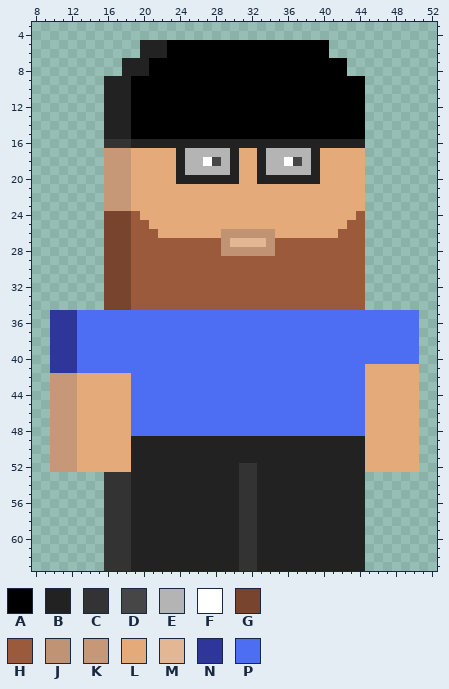
Edited in one commit: pixel-art sprite (img/character1Right.png). Above, as it was before the edit.
The file is 64x64 pixels. Shown: x 8..52, y 3..63.
Palette (. is transparent): A #000000  B #222222  C #333333  D #464646  E #b4b4b4  F #ffffff  G #78442e  H #9c5a3c  J #bf9373  K #c79877  L #e5aa7a  M #e3b694  N #2f3699  P #4d6df3
Pixels before (only the part around the change), first column x 8:
 3 .............................................
 4 .............................................
 5 ............BBBAAAAAAAAAAAAAAAAAA............
 6 ............BBBAAAAAAAAAAAAAAAAAA............
 7 ..........BBBAAAAAAAAAAAAAAAAAAAAAA..........
 8 ..........BBBAAAAAAAAAAAAAAAAAAAAAA..........
 9 ........BBBAAAAAAAAAAAAAAAAAAAAAAAAAA........
10 ........BBBAAAAAAAAAAAAAAAAAAAAAAAAAA........
11 ........BBBAAAAAAAAAAAAAAAAAAAAAAAAAA........
12 ........BBBAAAAAAAAAAAAAAAAAAAAAAAAAA........
13 ........BBBAAAAAAAAAAAAAAAAAAAAAAAAAA........
14 ........BBBAAAAAAAAAAAAAAAAAAAAAAAAAA........
15 ........BBBAAAAAAAAAAAAAAAAAAAAAAAAAA........
16 ........CCCBBBBBBBBBBBBBBBBBBBBBBBBBB........
17 ........KKKLLLLLBEEEEEBLLBEEEEEBLLLLL........
18 ........KKKLLLLLBEEFDEBLLBEEFDEBLLLLL........
19 ........KKKLLLLLBEEEEEBLLBEEEEEBLLLLL........
20 ........KKKLLLLLBBBBBBBLLBBBBBBBLLLLL........
21 ........KKKLLLLLLLLLLLLLLLLLLLLLLLLLL........
22 ........KKKLLLLLLLLLLLLLLLLLLLLLLLLLL........
23 ........KKKLLLLLLLLLLLLLLLLLLLLLLLLLL........
24 ........GGGHLLLLLLLLLLLLLLLLLLLLLLLLH........
25 ........GGGHHLLLLLLLLLLLLLLLLLLLLLLHH........
26 ........GGGHHHLLLLLLLJJJJJJLLLLLLLHHH........
27 ........GGGHHHHHHHHHHJMMMMJHHHHHHHHHH........
28 ........GGGHHHHHHHHHHJJJJJJHHHHHHHHHH........
29 ........GGGHHHHHHHHHHHHHHHHHHHHHHHHHH........
30 ........GGGHHHHHHHHHHHHHHHHHHHHHHHHHH........
31 ........GGGHHHHHHHHHHHHHHHHHHHHHHHHHH........
32 ........GGGHHHHHHHHHHHHHHHHHHHHHHHHHH........
33 ........GGGHHHHHHHHHHHHHHHHHHHHHHHHHH........
34 ........GGGHHHHHHHHHHHHHHHHHHHHHHHHHH........
35 ..NNNPPPPPPPPPPPPPPPPPPPPPPPPPPPPPPPPPPPPPP..
36 ..NNNPPPPPPPPPPPPPPPPPPPPPPPPPPPPPPPPPPPPPP..
37 ..NNNPPPPPPPPPPPPPPPPPPPPPPPPPPPPPPPPPPPPPP..
38 ..NNNPPPPPPPPPPPPPPPPPPPPPPPPPPPPPPPPPPPPPP..
39 ..NNNPPPPPPPPPPPPPPPPPPPPPPPPPPPPPPPPPPPPPP..
40 ..NNNPPPPPPPPPPPPPPPPPPPPPPPPPPPPPPPPPPPPPP..
41 ..NNNPPPPPPPPPPPPPPPPPPPPPPPPPPPPPPPPLLLLLL..
42 ..KKKLLLLLLPPPPPPPPPPPPPPPPPPPPPPPPPPLLLLLL..
43 ..KKKLLLLLLPPPPPPPPPPPPPPPPPPPPPPPPPPLLLLLL..
44 ..KKKLLLLLLPPPPPPPPPPPPPPPPPPPPPPPPPPLLLLLL..
45 ..KKKLLLLLLPPPPPPPPPPPPPPPPPPPPPPPPPPLLLLLL..
46 ..KKKLLLLLLPPPPPPPPPPPPPPPPPPPPPPPPPPLLLLLL..
47 ..KKKLLLLLLPPPPPPPPPPPPPPPPPPPPPPPPPPLLLLLL..
48 ..KKKLLLLLLPPPPPPPPPPPPPPPPPPPPPPPPPPLLLLLL..
49 ..KKKLLLLLLBBBBBBBBBBBBBBBBBBBBBBBBBBLLLLLL..
50 ..KKKLLLLLLBBBBBBBBBBBBBBBBBBBBBBBBBBLLLLLL..
51 ..KKKLLLLLLBBBBBBBBBBBBBBBBBBBBBBBBBBLLLLLL..
52 ..KKKLLLLLLBBBBBBBBBBBBCCBBBBBBBBBBBBLLLLLL..
53 ........CCCBBBBBBBBBBBBCCBBBBBBBBBBBB........
54 ........CCCBBBBBBBBBBBBCCBBBBBBBBBBBB........
55 ........CCCBBBBBBBBBBBBCCBBBBBBBBBBBB........
56 ........CCCBBBBBBBBBBBBCCBBBBBBBBBBBB........
57 ........CCCBBBBBBBBBBBBCCBBBBBBBBBBBB........
58 ........CCCBBBBBBBBBBBBCCBBBBBBBBBBBB........
59 ........CCCBBBBBBBBBBBBCCBBBBBBBBBBBB........
60 ........CCCBBBBBBBBBBBBCCBBBBBBBBBBBB........
61 ........CCCBBBBBBBBBBBBCCBBBBBBBBBBBB........
62 ........CCCBBBBBBBBBBBBCCBBBBBBBBBBBB........
63 ........CCCBBBBBBBBBBBBCCBBBBBBBBBBBB........
Once edited:
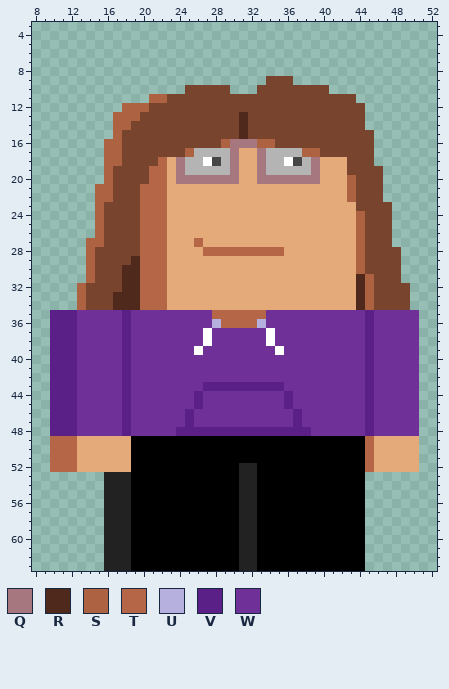
Colours new in this view: Q #a6777f  R #4f2a1c  S #ad6242  T #b56647  U #b5b0dd  V #5b2087  W #6f3198
Changes in this commit:
Changed rows in their new state; - is an unchanged pixel.
first column x 10:
 5 ----------.....................----------
 6 ----------.....................----------
 7 --------.........................--------
 8 --------.........................--------
 9 ------..................GGG........------
10 ------.........GGGGG...GGGGGGGG....------
11 ------.....SSGGGGGGGGGGGGGGGGGGGGG.------
12 ------..SSSGGGGGGGGGGGGGGGGGGGGGGGG------
13 ------.SSSGGGGGGGGGGGRGGGGGGGGGGGGG------
14 ------.SSGGGGGGGGGGGGRGGGGGGGGGGGGG------
15 ------.SGGGGGGGGGGGGGRGGGGGGGGGGGGGG-----
16 ------SSGGGGGGGGGGGSQQQSSGGGGGGGGGGG-----
17 ------SSGGGGGGGS----Q--Q----SSGGGGGG-----
18 ------SSGGGGT-Q-----Q--Q-----Q---GGG-----
19 ------SGGGGTT-Q-----Q--Q-----Q---GGGG----
20 ------SGGGGTT-QQQQQQQ--QQQQQQQ---SGGG----
21 -----SSGGGTTT--------------------SGGG----
22 -----SSGGGTTT--------------------SGGG----
23 -----SGGGGTTT---------------------GGGG---
24 -----S---GTTT---------------------SGGG---
25 -----S---GTTT--------------------LSGGG---
26 -----S---GTTT------LLLLLL-------LLSGGG---
27 ----SS---GTTTLLLTLLLLLLLLLLLLLLLLLSGGG---
28 ----SG---GTTTLLLLTTTTTTTTTLLLLLLLLSGGGG--
29 ----SG---RTTTLLLLLLLLLLLLLLLLLLLLLSGGGG--
30 ----SG--RRTTTLLLLLLLLLLLLLLLLLLLLLSGGGG--
31 ----SG--RRTTTLLLLLLLLLLLLLLLLLLLLLRSGGG--
32 ---SGG--RRTTTLLLLLLLLLLLLLLLLLLLLLRSGGGG-
33 ---SGG-RRRTTTLLLLLLLLLLLLLLLLLLLLLRSGGGG-
34 ---SGG-RRRTTTLLLLLLLLLLLLLLLLLLLLLRSGGGG-
35 VVVWWWWWVWWWWWWWWWTTTTTTWWWWWWWWWWWVWWWWW
36 VVVWWWWWVWWWWWWWWWUTTTTUWWWWWWWWWWWVWWWWW
37 VVVWWWWWVWWWWWWWWFWWWWWWFWWWWWWWWWWVWWWWW
38 VVVWWWWWVWWWWWWWWFWWWWWWFWWWWWWWWWWVWWWWW
39 VVVWWWWWVWWWWWWWFWWWWWWWWFWWWWWWWWWVWWWWW
40 VVVWWWWWVWWWWWWWWWWWWWWWWWWWWWWWWWWVWWWWW
41 VVVWWWWWVWWWWWWWWWWWWWWWWWWWWWWWWWWVWWWWW
42 VVVWWWWWVWWWWWWWWWWWWWWWWWWWWWWWWWWVWWWWW
43 VVVWWWWWVWWWWWWWWVVVVVVVVVWWWWWWWWWVWWWWW
44 VVVWWWWWVWWWWWWWVWWWWWWWWWVWWWWWWWWVWWWWW
45 VVVWWWWWVWWWWWWWVWWWWWWWWWVWWWWWWWWVWWWWW
46 VVVWWWWWVWWWWWWVWWWWWWWWWWWVWWWWWWWVWWWWW
47 VVVWWWWWVWWWWWWVWWWWWWWWWWWVWWWWWWWVWWWWW
48 VVVWWWWWVWWWWWVVVVVVVVVVVVVVVWWWWWWVWWWWW
49 TTT------AAAAAAAAAAAAAAAAAAAAAAAAAAT-----
50 TTT------AAAAAAAAAAAAAAAAAAAAAAAAAAT-----
51 TTT------AAAAAAAAAAAAAAAAAAAAAAAAAAT-----
52 TTT------AAAAAAAAAAAABBAAAAAAAAAAAAT-----
53 ------BBBAAAAAAAAAAAABBAAAAAAAAAAAA------
54 ------BBBAAAAAAAAAAAABBAAAAAAAAAAAA------
55 ------BBBAAAAAAAAAAAABBAAAAAAAAAAAA------
56 ------BBBAAAAAAAAAAAABBAAAAAAAAAAAA------
57 ------BBBAAAAAAAAAAAABBAAAAAAAAAAAA------
58 ------BBBAAAAAAAAAAAABBAAAAAAAAAAAA------
59 ------BBBAAAAAAAAAAAABBAAAAAAAAAAAA------
60 ------BBBAAAAAAAAAAAABBAAAAAAAAAAAA------
61 ------BBBAAAAAAAAAAAABBAAAAAAAAAAAA------
62 ------BBBAAAAAAAAAAAABBAAAAAAAAAAAA------
63 ------BBBAAAAAAAAAAAABBAAAAAAAAAAAA------
Pixel boxes of the changes (left, top, right, bottom) in both pictures:
changed: (50, 40, 419, 571)
